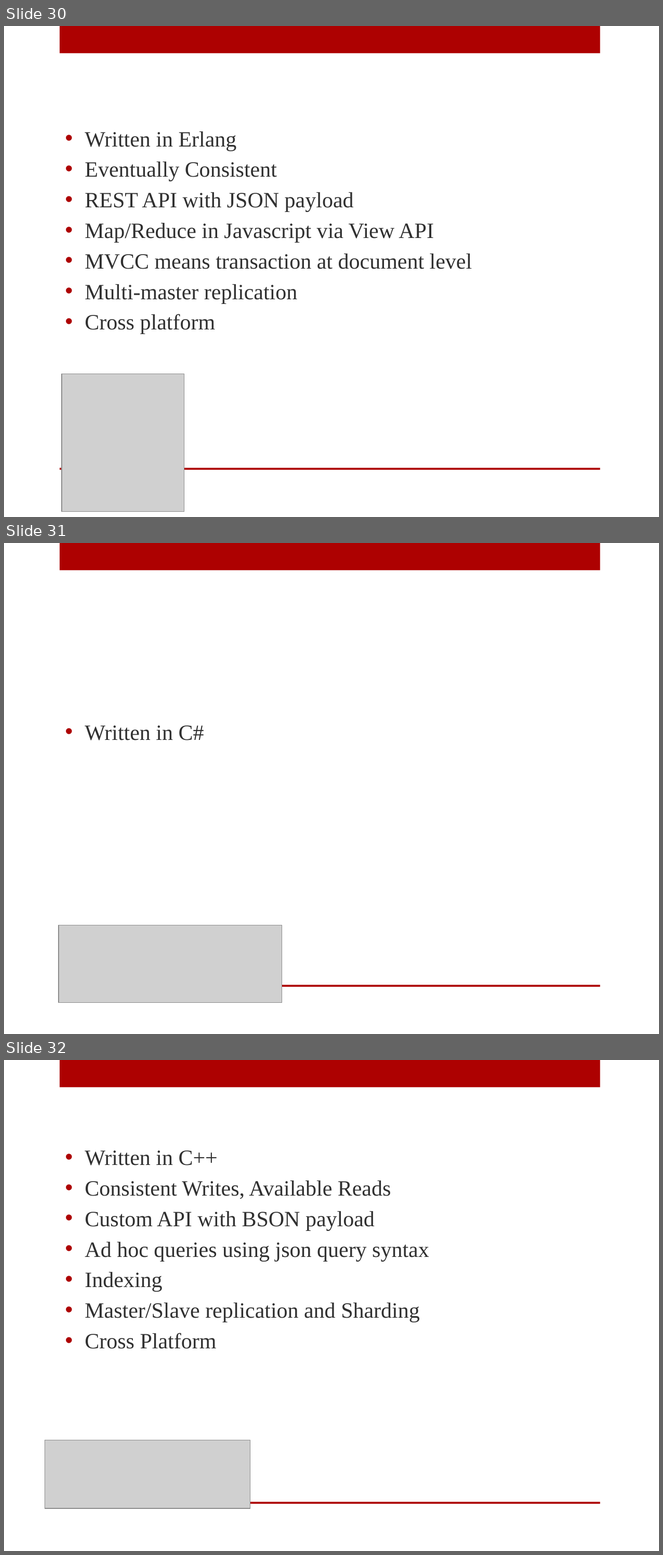
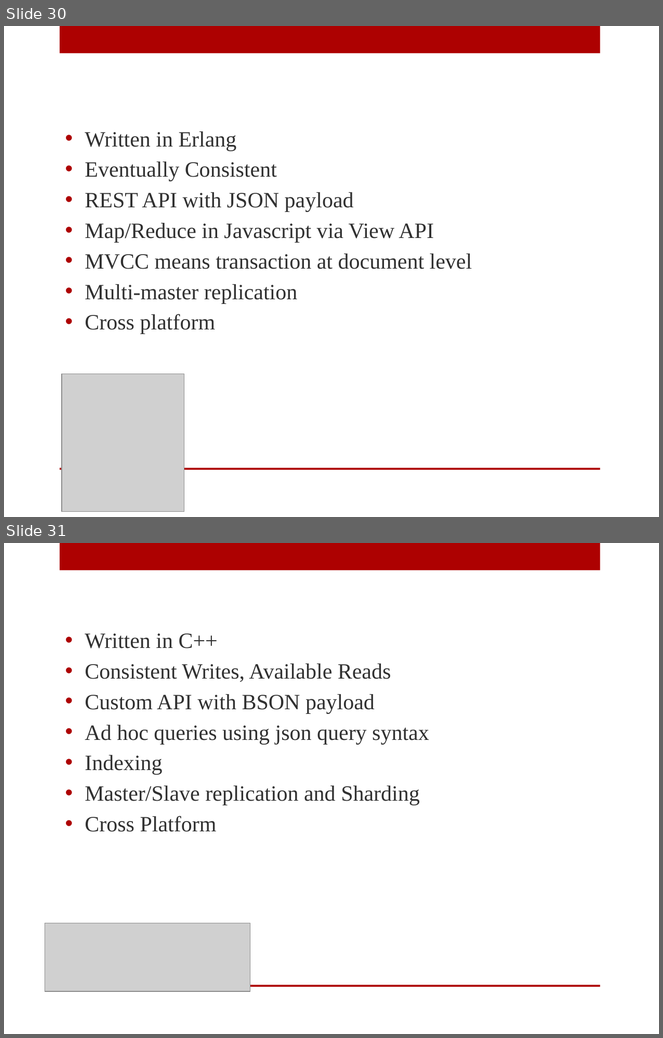
Before and after one commit to digitalBush/nosql-smackdown-talk, a slide deck: nosql-smackdown.pptx. Shown one above the other, each under a label of ours: slides 30, 31 and 32 before the commit, slides 30 and 31 after it. The pictures are 663x1555 and 663x1038 pixels, drawn with LibreOffice and Linux fonts; fonts in the diff are those of the drawing; grey boxes stand for pictures. Boxes give left, top, right and bottom in pixels: in the first picture for what was removed or moved away, otherwise in the second. Text is boxed around its words. In the diff, an @@ line names an element or a change of style, - is before the commit and + after.

```diff
--- a/nosql-smackdown.pptx
+++ b/nosql-smackdown.pptx
@@ slide 31 removed at [4,543,659,1034], background #FFFFFF; not listed: 2 template elements that a slide beside it also shows @@
@@ text removed at [85,726,204,741] @@
-• Written in C#
@@ picture removed at [59,925,282,1002] @@
@@ what was slide 32 is now slide 31 @@
```
Also in this commit, not shown: 1 slide changed, 2 slides added, 1 other slide removed.
